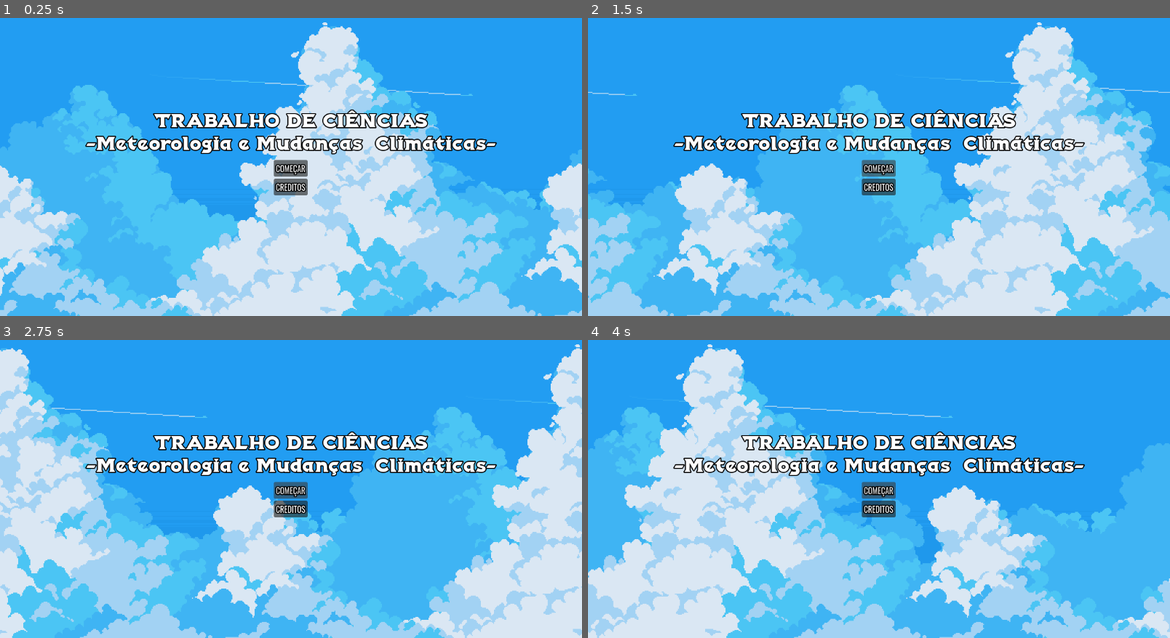
Above: before the commit, frames 1-4 (two rows, left to right).
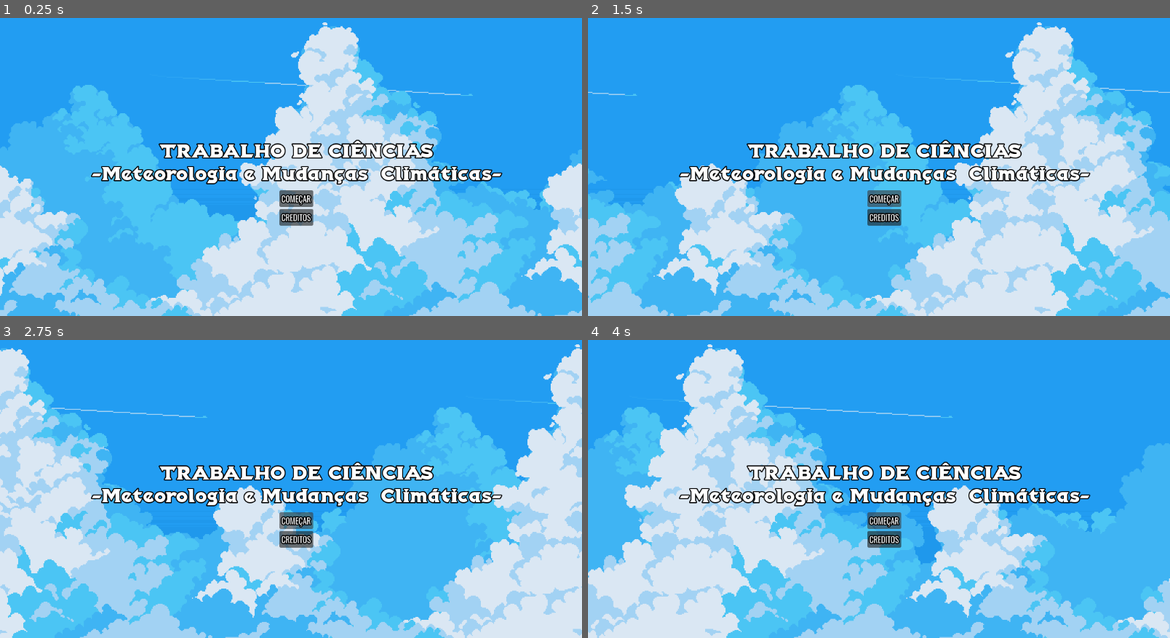
Above: after the commit, the same moments.

Repository: joao-dev152/Trabalho-de-Ci-ncias-8-ano-
Game: Godot game, scene res://tittle-screen.tscn
Same seed, same stepped clock (60 frames per second), same inputs: the game is played once before the commit and once after it. The project has no main scene, so this scene is started directly.
Inputs:
- Up to frame 1 (0.25 s): no input
- Up to frame 2 (1.5 s): click "COMEÇAR" at 0.5 s; click "COMEÇAR" at 1.25 s
- Up to frame 3 (2.75 s): click "COMEÇAR" at 2 s
- Up to frame 4 (4 s): no input

The runs differ from the first frame. In frame 1, 9.1% of the frame differs, in the area x 14-87%, y 30-70%; in frame 2, 9.1%; in frame 3, 9.2%; in frame 4, 9.2%.

Commit message:
fast fixes

Diff:
--- a/tittle-screen.tscn
+++ b/tittle-screen.tscn
@@ -67,10 +67,10 @@
 anchor_top = 0.5
 anchor_right = 0.5
 anchor_bottom = 0.5
-offset_left = -149.0
-offset_top = -24.5
-offset_right = 149.0
-offset_bottom = 24.5
+offset_left = -395.0
+offset_top = -24.0
+offset_right = 417.0
+offset_bottom = 145.0
 grow_horizontal = 2
 grow_vertical = 2
 
